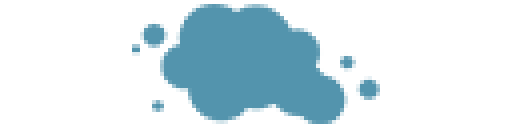
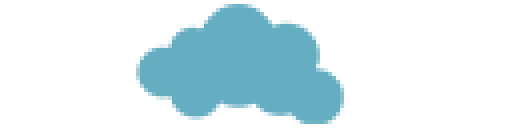
Layer changes from the first 512 x 128 image to the second:
renamed "Cloud v8" to "Cloud v3", painted on it over [132, 4, 380, 124]
